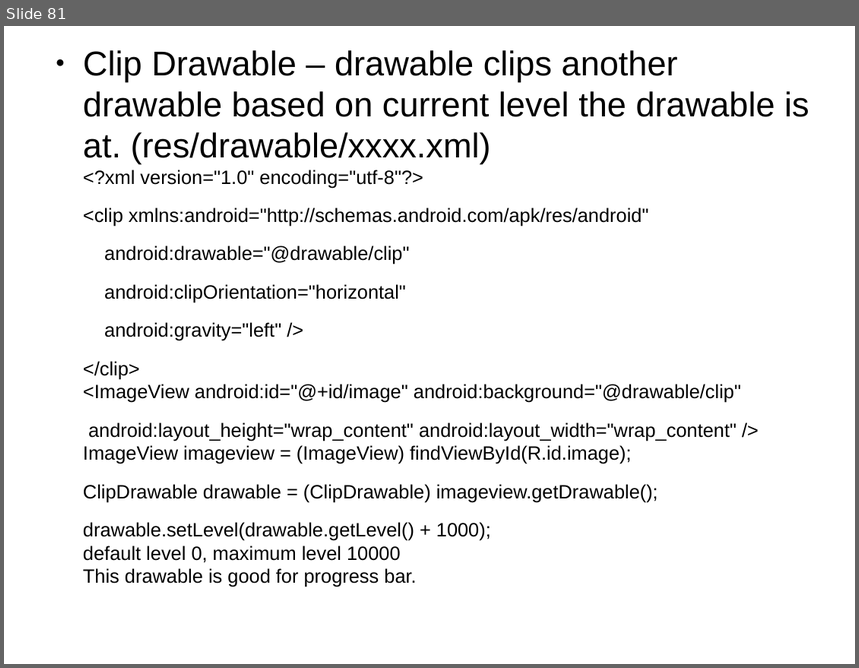
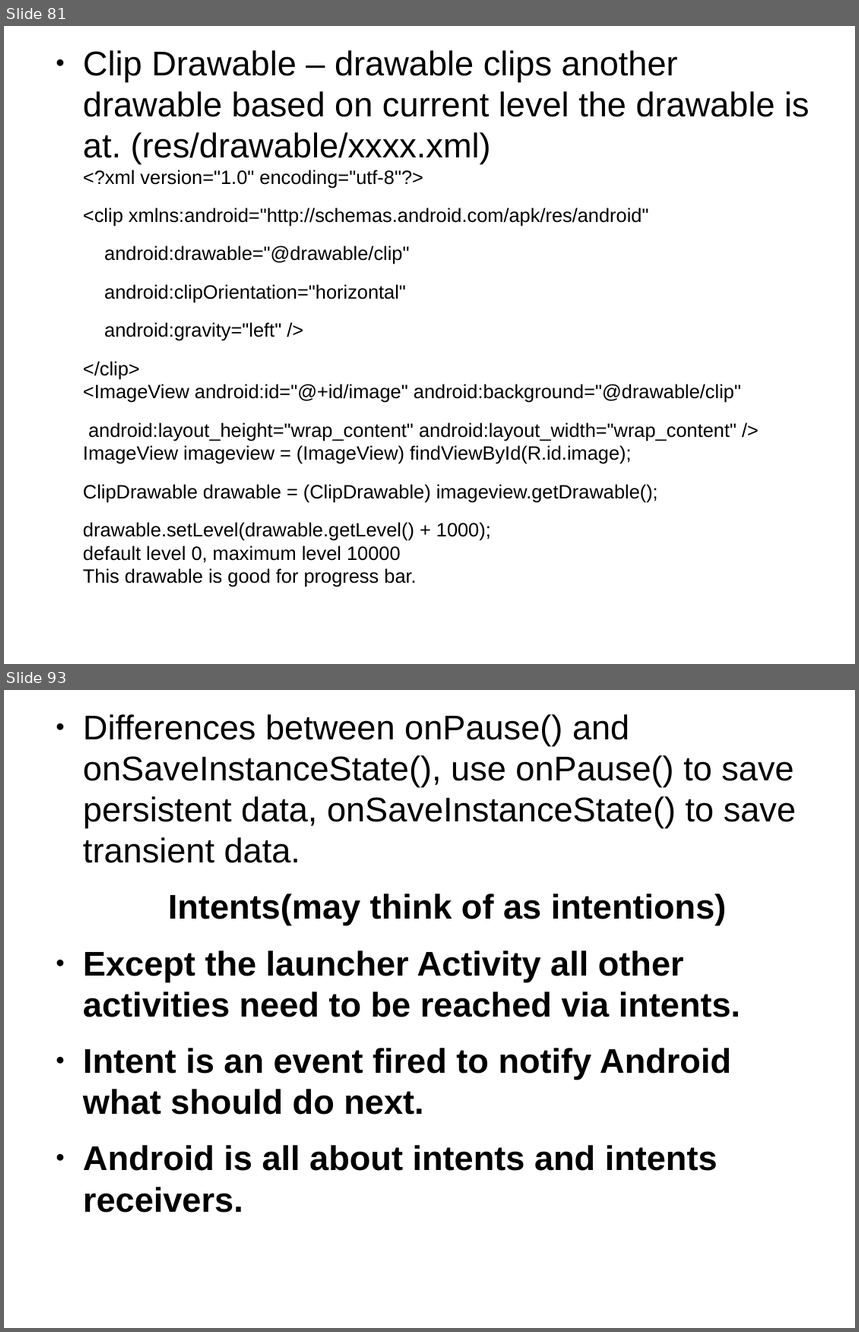
Before and after one commit to thegreatdao/testa, a slide deck: assets/android.odp. Shown one above the other, each under a label of ours: slide 81 before the commit, slides 81 and 93 after it; the slides between them are not shown. The pictures are 859x668 and 859x1332 pixels, drawn with LibreOffice and Linux fonts; fonts in the diff are those of the drawing. Boxes give left, top, right and bottom in pixels: in the first picture for what was removed or moved away, otherwise in the second. Text is boxed around its words. In the diff, an @@ line names an element or a change of style, - is before the commit and + after.

```diff
--- a/assets/android.odp
+++ b/assets/android.odp
@@ slide 93 added at (4,690,855,1328), background #FFFFFF @@
@@ text added at (83,714,796,1213), 32 pt, text #000000, bold @@
+● Differences between onPause() and onSaveInstanceState(), use onPause() to save persistent data, onSaveInstanceState() to save transient data.
+Intents(may think of as intentions)
+● Except the launcher Activity all other activities need to be reached via intents.
+● Intent is an event fired to notify Android what should do next.
+● Android is all about intents and intents receivers.
```
Also in this commit, not shown: 13 other slides added, 1 slide removed.
